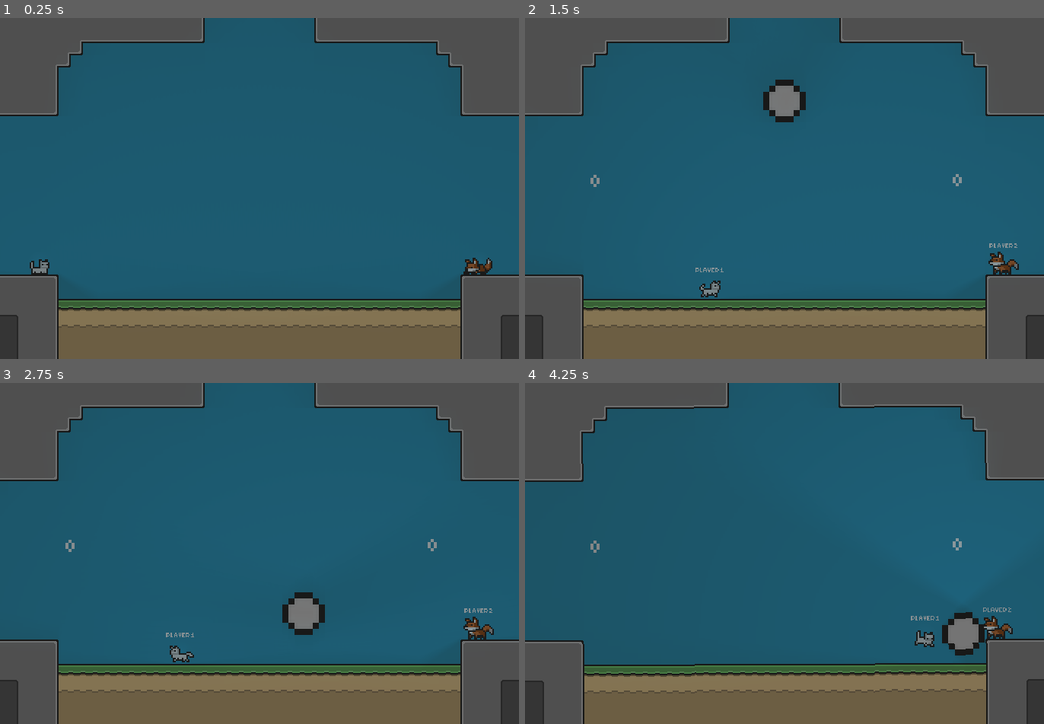
Above: before the commit, frames 1-4 (two rows, left to right).
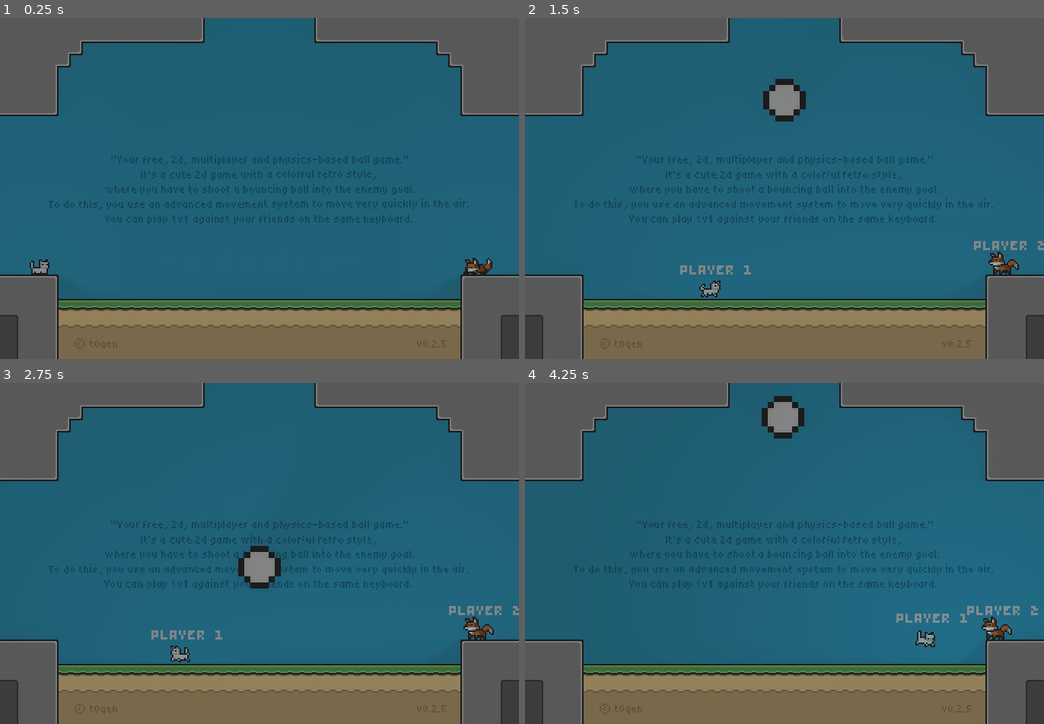
Above: after the commit, the same moments.

Repository: t0qen/juxtra-game
Game: Godot game, scene res://scenes/roots.tscn
Same seed, same stepped clock (60 frames per second), same inputs: the game is played once before the commit and once after it.
Inputs:
- Up to frame 1 (0.25 s): no input
- Up to frame 2 (1.5 s): tap Enter at 0.5 s; hold D (move_right_1) from 0.53 s (still down); tap Tab (tab) at 0.6 s; tap Z (jump_1) at 0.77 s; tap X (dash_1) at 1.35 s
- Up to frame 3 (2.75 s): tap Z (jump_1) at 1.52 s; tap Tab (tab) at 1.55, 2.3 s; release D (move_right_1) at 2.03 s; hold Q (move_left_1) from 2.03 s (still down); tap Keypad 0 (dash_2) at 2.1 s
- Up to frame 4 (4.25 s): release Q (move_left_1) at 2.78 s; hold D (move_right_1) from 2.78 s (still down); tap Down (down_2) at 2.85 s; tap Z (jump_1) at 3.02, 3.77 s; tap Tab (tab) at 3.05, 3.8 s; tap Left (move_left_2) at 3.6 s

The runs differ from the first frame. In frame 2, 0.5% of the frame differs, in the area x 12-100%, y 17-76%; in frame 3, 2.3%; in frame 4, 3.9%, in the area x 0-100%, y 0-100%.

Commit message:
Added an intro text, added max and min ball velocity and moved scores
I prepare the 0.2.5

Diff:
--- /dev/null
+++ b/assets/fonts/pixel_config_1.tres
@@ -0,0 +1,11 @@
+[gd_resource type="LabelSettings" load_steps=2 format=3 uid="uid://bpp5j7r27avit"]
+
+[ext_resource type="FontFile" uid="uid://crkgj2c3hvkwh" path="res://assets/fonts/Bytesized-Regular.ttf" id="1_8d6e1"]
+
+[resource]
+font = ExtResource("1_8d6e1")
+font_size = 32
+font_color = Color(0.831373, 0.831373, 0.831373, 1)
+outline_color = Color(0.184314, 0.184314, 0.180392, 0)
+shadow_size = 0
+shadow_offset = Vector2(0, 0)
--- /dev/null
+++ b/assets/fonts/pixel_config_2.tres
@@ -0,0 +1,11 @@
+[gd_resource type="LabelSettings" load_steps=2 format=3 uid="uid://dx4bh28wguv82"]
+
+[ext_resource type="FontFile" uid="uid://crkgj2c3hvkwh" path="res://assets/fonts/Bytesized-Regular.ttf" id="1_4i1dx"]
+
+[resource]
+font = ExtResource("1_4i1dx")
+font_size = 24
+font_color = Color(0.831373, 0.831373, 0.831373, 1)
+outline_color = Color(0.184314, 0.184314, 0.180392, 0)
+shadow_size = 0
+shadow_offset = Vector2(0, 0)
--- a/project.godot
+++ b/project.godot
@@ -42,6 +42,7 @@
 [global_group]
 
 ball=""
+propulsion=""
 
 [input]
 
@@ -119,10 +120,13 @@
 renderer/rendering_method.mobile="gl_compatibility"
 textures/vram_compression/import_s3tc_bptc=true
 textures/vram_compression/import_etc2_astc=true
-lights_and_shadows/directional_shadow/soft_shadow_filter_quality=0
-lights_and_shadows/positional_shadow/soft_shadow_filter_quality=0
+lights_and_shadows/directional_shadow/soft_shadow_filter_quality=3
+lights_and_shadows/directional_shadow/soft_shadow_filter_quality.mobile=3
+lights_and_shadows/positional_shadow/soft_shadow_filter_quality=3
+lights_and_shadows/positional_shadow/soft_shadow_filter_quality.mobile=3
 shading/overrides/force_lambert_over_burley.mobile=false
 camera/depth_of_field/depth_of_field_bokeh_quality=0
 anti_aliasing/quality/msaa_2d=2
+environment/glow/upscale_mode=0
 environment/defaults/default_clear_color=Color(0.273873, 0.273873, 0.273873, 0.643137)
 anti_aliasing/quality/screen_space_aa=1
--- a/scenes/ball.tscn
+++ b/scenes/ball.tscn
@@ -1,8 +1,11 @@
-[gd_scene load_steps=2 format=3 uid="uid://vsj867ii6l7t"]
+[gd_scene load_steps=3 format=3 uid="uid://vsj867ii6l7t"]
 
 [ext_resource type="PackedScene" uid="uid://p0d1rd85t620" path="res://scenes/root_ball.tscn" id="1_7s4qf"]
+[ext_resource type="Script" uid="uid://blcg1sardvntn" path="res://scenes/intermediate_ball.gd" id="1_cxlvu"]
 
 [node name="Ball" type="Node2D"]
+top_level = true
+script = ExtResource("1_cxlvu")
 
 [node name="Root ball" parent="." instance=ExtResource("1_7s4qf")]
 light_mask = 2
--- /dev/null
+++ b/scenes/intermediate_ball.gd
@@ -0,0 +1,6 @@
+extends Node2D
+
+@onready var root_ball: RigidBody2D = $"Root ball"
+
+func ball_apply_central_impulse(force: int):
+	root_ball.apply_central_impulse(Vector2(0, force))
--- a/scenes/local_multi.tscn
+++ b/scenes/local_multi.tscn
@@ -1,11 +1,13 @@
-[gd_scene load_steps=31 format=4 uid="uid://bi3ja6q2d0edq"]
+[gd_scene load_steps=35 format=4 uid="uid://bi3ja6q2d0edq"]
 
 [ext_resource type="Script" uid="uid://bkipvw42ochei" path="res://scenes/scripts/local_multiplayer.gd" id="1_p8ruy"]
 [ext_resource type="Texture2D" uid="uid://bdkfqpm45vsng" path="res://assets/levels/tileset/clouds.png" id="2_evb6e"]
 [ext_resource type="Texture2D" uid="uid://r8nku622d1jt" path="res://assets/levels/tileset/shadows.png" id="3_0kpru"]
 [ext_resource type="Texture2D" uid="uid://dyu4wu4qev4c5" path="res://assets/levels/tileset/custom.png" id="4_28ewj"]
 [ext_resource type="PackedScene" uid="uid://beenxjvyp6tpg" path="res://scenes/goal.tscn" id="5_3q71m"]
+[ext_resource type="LabelSettings" uid="uid://bpp5j7r27avit" path="res://assets/fonts/pixel_config_1.tres" id="6_evb6e"]
 [ext_resource type="FontFile" uid="uid://crkgj2c3hvkwh" path="res://assets/fonts/Bytesized-Regular.ttf" id="6_p8ruy"]
+[ext_resource type="FontFile" uid="uid://d376lcg3fxjn7" path="res://assets/fonts/tiny5-Regular.otf" id="8_0kpru"]
 
 [sub_resource type="TileSetAtlasSource" id="TileSetAtlasSource_3aild"]
 texture = ExtResource("2_evb6e")
@@ -466,19 +468,32 @@
 [sub_resource type="TileSet" id="TileSet_14g55"]
 sources/0 = SubResource("TileSetAtlasSource_lw72l")
 
-[sub_resource type="LabelSettings" id="LabelSettings_0kpru"]
-font = ExtResource("6_p8ruy")
-font_size = 32
-shadow_size = 0
-
 [sub_resource type="LabelSettings" id="LabelSettings_p8ruy"]
 font = ExtResource("6_p8ruy")
 font_size = 32
+font_color = Color(0.831373, 0.831373, 0.831373, 1)
+outline_color = Color(0.184314, 0.184314, 0.180392, 1)
 shadow_size = 0
 
-[node name="Local Multiplayer" type="Node2D" node_paths=PackedStringArray("tab_timer")]
+[sub_resource type="LabelSettings" id="LabelSettings_28ewj"]
+font = ExtResource("8_0kpru")
+font_size = 18
+font_color = Color(0.654902, 0.576471, 0.435294, 1)
+
+[sub_resource type="LabelSettings" id="LabelSettings_0kpru"]
+font = ExtResource("8_0kpru")
+font_size = 36
+font_color = Color(0.136512, 0.469742, 0.57694, 1)
+
+[sub_resource type="RectangleShape2D" id="RectangleShape2D_0kpru"]
+size = Vector2(528, 53)
+
+[node name="Local Multiplayer" type="Node2D" node_paths=PackedStringArray("tab_timer", "score_timer", "intro_text_timer")]
+position = Vector2(-1, 0)
 script = ExtResource("1_p8ruy")
 tab_timer = NodePath("Timers/TabTimer")
+score_timer = NodePath("Timers/ShowScore")
+intro_text_timer = NodePath("Timers/Text_intro")
 
 [node name="Level" type="Node2D" parent="."]
 
@@ -539,24 +554,55 @@
 [node name="UI" type="Node" parent="."]
 
 [node name="Player1Score" type="Label" parent="UI"]
+visibility_layer = 2
 texture_filter = 1
-offset_left = -255.0
-offset_top = -175.0
-offset_right = -215.0
-offset_bottom = -135.0
+offset_left = -220.0
+offset_top = -44.0
+offset_right = -177.0
+offset_bottom = -4.0
 size_flags_horizontal = 4
 text = "1"
-label_settings = SubResource("LabelSettings_0kpru")
+label_settings = ExtResource("6_evb6e")
 
 [node name="Player2Score" type="Label" parent="UI"]
+visibility_layer = 2
 texture_filter = 1
-offset_left = 202.0
-offset_top = -176.0
-offset_right = 257.0
-offset_bottom = -93.0
+offset_left = 122.0
+offset_top = -44.0
+offset_right = 224.0
+offset_bottom = 39.0
 text = "1
 "
 label_settings = SubResource("LabelSettings_p8ruy")
+horizontal_alignment = 2
+
+[node name="Version" type="Label" parent="UI"]
+offset_left = -243.0
+offset_top = 50.0
+offset_right = 247.0
+offset_bottom = 90.0
+text = "© t0qen                                                                                                  v0.2.5"
+label_settings = SubResource("LabelSettings_28ewj")
+
+[node name="Intro_text" type="Label" parent="UI"]
+texture_filter = 1
+anchors_preset = 13
+anchor_left = 0.5
+anchor_right = 0.5
+anchor_bottom = 1.0
+offset_left = -618.0
+offset_top = -192.0
+offset_right = 497.0
+offset_bottom = -192.0
+grow_horizontal = 2
+grow_vertical = 2
+scale = Vector2(0.5, 0.5)
+text = "\"Your free, 2d, multiplayer and physics-based ball game.\"
+It's a cute 2d game with a colorful retro style,
+where you have to shoot a bouncing ball into the enemy goal.
+To do this, you use an advanced movement system to move very quickly in the air.
+You can play 1v1 against your friends on the same keyboard. "
+label_settings = SubResource("LabelSettings_0kpru")
 horizontal_alignment = 1
 
 [node name="Timers" type="Node" parent="."]
@@ -566,10 +612,28 @@
 wait_time = 2.0
 one_shot = true
 
+[node name="ShowScore" type="Timer" parent="Timers"]
+process_callback = 0
+wait_time = 3.0
+one_shot = true
+
+[node name="Text_intro" type="Timer" parent="Timers"]
+wait_time = 45.0
+one_shot = true
+
 [node name="CanvasModulate" type="CanvasModulate" parent="."]
-color = Color(0.513233, 0.513233, 0.513233, 1)
+color = Color(0.572988, 0.572988, 0.572988, 1)
+
+[node name="Propulsion_zone" type="Area2D" parent="." groups=["propulsion"]]
+
+[node name="CollisionShape2D" type="CollisionShape2D" parent="Propulsion_zone"]
+position = Vector2(0, -26.5)
+shape = SubResource("RectangleShape2D_0kpru")
+debug_color = Color(0.76937, 0.321051, 0.781113, 0.42)
 
 [connection signal="area_entered" from="Goals/Goal2" to="." method="_on_goal_2_area_entered"]
 [connection signal="area_entered" from="Goals/Goal" to="." method="_on_goal_area_entered"]
 [connection signal="body_entered" from="Goals/Goal" to="." method="_on_goal_body_entered"]
 [connection signal="timeout" from="Timers/TabTimer" to="." method="_on_tab_timer_timeout"]
+[connection signal="timeout" from="Timers/ShowScore" to="." method="_on_show_score_timeout"]
+[connection signal="timeout" from="Timers/Text_intro" to="." method="_on_text_intro_timeout"]
--- a/scenes/player.tscn
+++ b/scenes/player.tscn
@@ -1,8 +1,7 @@
-[gd_scene load_steps=69 format=3 uid="uid://ux1l01a7iemk"]
+[gd_scene load_steps=68 format=3 uid="uid://ux1l01a7iemk"]
 
 [ext_resource type="Script" uid="uid://e4s2rjoh7grb" path="res://scenes/scripts/player.gd" id="1_0xtnp"]
-[ext_resource type="Texture2D" uid="uid://bpepcd1d1ev3v" path="res://assets/players/player_1_text.png" id="2_dqkch"]
-[ext_resource type="Texture2D" uid="uid://dc7knwnhbv8e0" path="res://assets/players/player_2_text.png" id="3_qlg0r"]
+[ext_resource type="LabelSettings" uid="uid://dx4bh28wguv82" path="res://assets/fonts/pixel_config_2.tres" id="2_qlg0r"]
 [ext_resource type="Texture2D" uid="uid://brwkshkxnswr5" path="res://assets/players/player2.png" id="5_ry10l"]
 [ext_resource type="Texture2D" uid="uid://5il8xp6hdywr" path="res://assets/players/player1.png" id="5_ryfuf"]
 [ext_resource type="Texture2D" uid="uid://c8qw1gilu5mue" path="res://assets/levels/lights/circle_light_1.tres" id="6_tuyoq"]
@@ -528,19 +527,25 @@
 before_dash_timer = NodePath("Timers/Before_dash")
 sprites = NodePath("Sprites")
 
-[node name="Player1Text" type="Sprite2D" parent="."]
+[node name="Player1Text" type="Label" parent="."]
 visible = false
-texture_filter = 1
-position = Vector2(0, -28)
-scale = Vector2(0.6, 0.6)
-texture = ExtResource("2_dqkch")
-
-[node name="Player2Text" type="Sprite2D" parent="."]
+show_behind_parent = true
+offset_left = -39.0
+offset_top = -53.0
+offset_right = 57.0
+offset_bottom = -23.0
+text = "PLAYER 1"
+label_settings = ExtResource("2_qlg0r")
+
+[node name="Player2Text" type="Label" parent="."]
 visible = false
-texture_filter = 1
-position = Vector2(0, -28)
-scale = Vector2(0.6, 0.6)
-texture = ExtResource("3_qlg0r")
+show_behind_parent = true
+offset_left = -39.0
+offset_top = -53.0
+offset_right = 57.0
+offset_bottom = -23.0
+text = "PLAYER 2"
+label_settings = ExtResource("2_qlg0r")
 
 [node name="Sprites" type="AnimatedSprite2D" parent="."]
 texture_filter = 1
@@ -609,7 +614,7 @@
 shadow_filter = 2
 shadow_filter_smooth = 4.0
 texture = ExtResource("6_tuyoq")
-texture_scale = 2.5
+texture_scale = 2.0
 
 [connection signal="area_entered" from="Area" to="." method="_on_area_area_entered"]
 [connection signal="area_exited" from="Area" to="." method="_on_area_area_exited"]
--- a/scenes/root_ball.tscn
+++ b/scenes/root_ball.tscn
@@ -5,11 +5,11 @@
 [ext_resource type="Texture2D" uid="uid://c8qw1gilu5mue" path="res://assets/levels/lights/circle_light_1.tres" id="3_2pyro"]
 
 [sub_resource type="PhysicsMaterial" id="PhysicsMaterial_4mlqk"]
-friction = 0.1
-bounce = 1.0
+friction = 0.0
+bounce = 2.0
 
 [sub_resource type="CircleShape2D" id="CircleShape2D_vfq42"]
-radius = 31.0
+radius = 27.0
 
 [sub_resource type="CircleShape2D" id="CircleShape2D_cxlvu"]
 radius = 35.0
@@ -20,7 +20,6 @@
 [node name="Ball" type="RigidBody2D"]
 collision_layer = 2
 collision_mask = 9
-mass = 1.5
 physics_material_override = SubResource("PhysicsMaterial_4mlqk")
 gravity_scale = 1.5
 lock_rotation = true
@@ -38,9 +37,9 @@
 shape = SubResource("CircleShape2D_vfq42")
 debug_color = Color(0.439216, 0.580392, 0.423529, 0.329412)
 
-[node name="Area" type="Area2D" parent="." groups=["ball"]]
+[node name="Ball_area" type="Area2D" parent="." groups=["ball"]]
 
-[node name="Hitbox" type="CollisionShape2D" parent="Area"]
+[node name="Hitbox" type="CollisionShape2D" parent="Ball_area"]
 shape = SubResource("CircleShape2D_cxlvu")
 debug_color = Color(0.3102, 0.605972, 0.458647, 0.576471)
 
@@ -57,3 +56,6 @@
 shadow_item_cull_mask = 2
 texture = ExtResource("3_2pyro")
 texture_scale = 2.0
+
+[connection signal="area_entered" from="Ball_area" to="." method="_on_ball_area_area_entered"]
+[connection signal="area_exited" from="Ball_area" to="." method="_on_ball_area_area_exited"]
--- a/scenes/scripts/ball.gd
+++ b/scenes/scripts/ball.gd
@@ -1,4 +1,28 @@
+# A little bit of that code from Claude 3.7
 extends RigidBody2D
 
+@export var max_speed: float = 800.0  # Vitesse maximale
+@export var propulsion_force: float = 200.0  # Force de propulsion en l'air
+@export var stop_threshold: float = 20  # Seuil pour considérer que le corps est à l'arrêt
+var is_on_area_propulsion = false
+
 func _physics_process(delta: float) -> void:
-	pass
+	if linear_velocity.length() > max_speed:
+		print("TRUUUUUUUUUUE")
+		linear_velocity = linear_velocity.normalized() * max_speed
+
+
+	if linear_velocity.length() < stop_threshold && is_on_area_propulsion:
+
+		apply_central_impulse(Vector2.UP * propulsion_force)
+
+	print(linear_velocity.length())
+
+func _on_ball_area_area_entered(area: Area2D) -> void:
+	if area.is_in_group("propulsion"):
+		is_on_area_propulsion = true
+
+
+func _on_ball_area_area_exited(area: Area2D) -> void:
+	if area.is_in_group("propulsion"):
+		is_on_area_propulsion = false
--- a/scenes/scripts/ball_shadow.gd
+++ /dev/null
@@ -1,4 +0,0 @@
-extends Sprite2D
-
-func _process(delta: float) -> void:
-	global_position = $"../Root ball".global_position
--- a/scenes/scripts/local_multiplayer.gd
+++ b/scenes/scripts/local_multiplayer.gd
@@ -5,12 +5,17 @@
 }
 @export var tab_timer : Timer
 var tab_timer_finished : bool = false
+@export var score_timer : Timer
+var score_timer_finished : bool = false
+@export var intro_text_timer : Timer
+
 @onready var respawn_ball_point = $Spawn/RespawnPoint
 @onready var player_2_spawn: Marker2D = $"Spawn/Player 2 spawn"
 @onready var player_1_spawn: Marker2D = $"Spawn/Player 1 spawn"
 @onready var camera_spawn: Marker2D = $Spawn/Camera_spawn
 @onready var player_1_score_text: Label = $UI/Player1Score
 @onready var player_2_score_text: Label = $UI/Player2Score
+@onready var intro_text: Label = $UI/Intro_text
 
 # Goal camera effect
 @export var goal_intensity : float = 0.7
@@ -29,8 +34,7 @@
 var player_2_score : int = 0
 
 func _ready() -> void:
-	player_1_score_text.hide()
-	player_2_score_text.hide()
+	hide_score()
 
 	spawn_ball()
 	spawn_camera()
@@ -41,14 +45,13 @@
 	else:
 		print("error no initialize game mode : no game mode")
 
+	intro_text_timer.start()
 	player_1.player_1_text.hide()
 	player_2.player_2_text.hide()
 
 func _process(delta: float) -> void:
 	update_score()
 	if Input.is_action_just_pressed("tab"):
-		player_1_score_text.show()
-		player_2_score_text.show()
 		tab_timer_finished = false
 		player_1.player_1_text.show()
 		player_2.player_2_text.show()
@@ -56,10 +59,12 @@
 
 	if tab_timer_finished:
 		player_1_score_text.hide()
-		player_2_score_text.hide()
 		player_1.player_1_text.hide()
 		player_2.player_2_text.hide()
 
+	if score_timer_finished:
+		hide_score()
+		score_timer_finished = false
 
 func spawn_camera():
 	current_camera = camera.instantiate()
@@ -80,6 +85,8 @@
 		spawn_ball()
 		player_1.camera_shake(goal_intensity, goal_duration, goal_direction)
 		player_1_score = player_1_score+1
+		show_score()
+		score_timer.start()
 
 func _on_goal_area_entered(area: Area2D) -> void:
 	if area.is_in_group("ball"):
@@ -89,6 +96,8 @@
 		spawn_ball()
 		player_1.camera_shake(goal_intensity, goal_duration, goal_direction)
 		player_2_score = player_2_score+1
+		show_score()
+		score_timer.start()
 
 func set_game_mode(mode : game_mode):
 	current_game_mode = mode
@@ -96,6 +105,14 @@
 func update_score():
 	player_1_score_text.text = str(player_1_score)
 	player_2_score_text.text = str(player_2_score)
+
+func show_score():
+	player_1_score_text.show()
+	player_2_score_text.show()
+
+func hide_score():
+	player_1_score_text.hide()
+	player_2_score_text.hide()
 
 func initialize_local_players():
 	print("initialize player 1")
@@ -127,3 +144,9 @@
 
 func _on_tab_timer_timeout() -> void:
 	tab_timer_finished = true
+
+func _on_show_score_timeout() -> void:
+	score_timer_finished = true
+
+func _on_text_intro_timeout() -> void:
+	intro_text.hide()
--- a/scenes/scripts/player.gd
+++ b/scenes/scripts/player.gd
@@ -5,8 +5,8 @@
 @export_group("Global")
 @export var current_player : int  # wich player this script is for, can be changed by other script via func
 var player_set : bool = false
-@onready var player_1_text: Sprite2D = $Player1Text
-@onready var player_2_text: Sprite2D = $Player2Text
+@onready var player_1_text: Label = $Player1Text
+@onready var player_2_text: Label = $Player2Text
 @export var enable_player_text : bool = false
 
 #region MOVEMENTS
@@ -278,7 +278,6 @@
 			if direction: # if left or right is pressed, start walking
 				_set_state(STATE.RUN)
 			can_jump()
-			print("ykyky")
 			if !is_on_floor() && !jumping: # if not on floor, fall down and fly TODO
 
 				_set_state(STATE.FLY)
Not shown, added: scenes/intermediate_ball.gd.uid
Not shown, removed: scenes/scripts/ball_shadow.gd.uid
